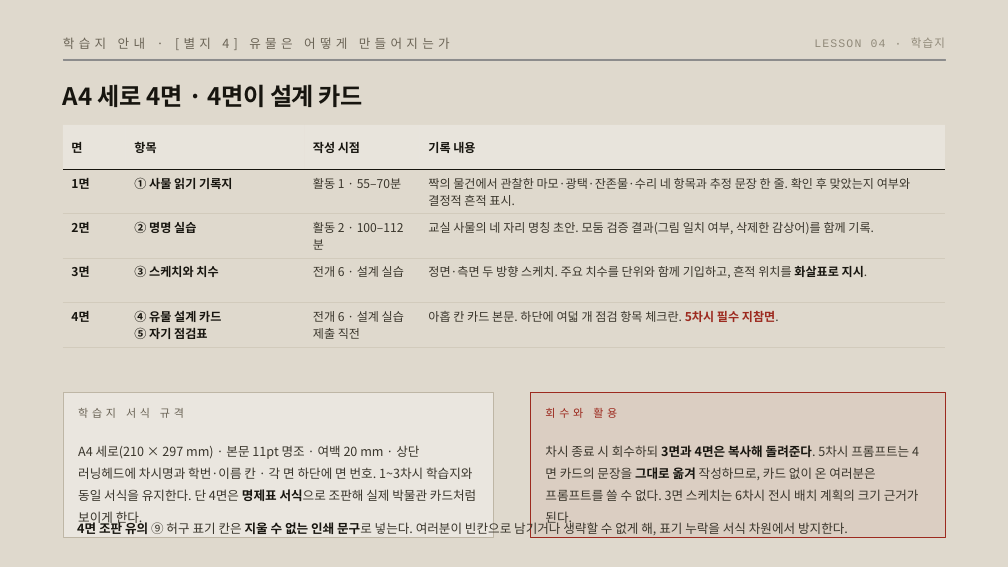
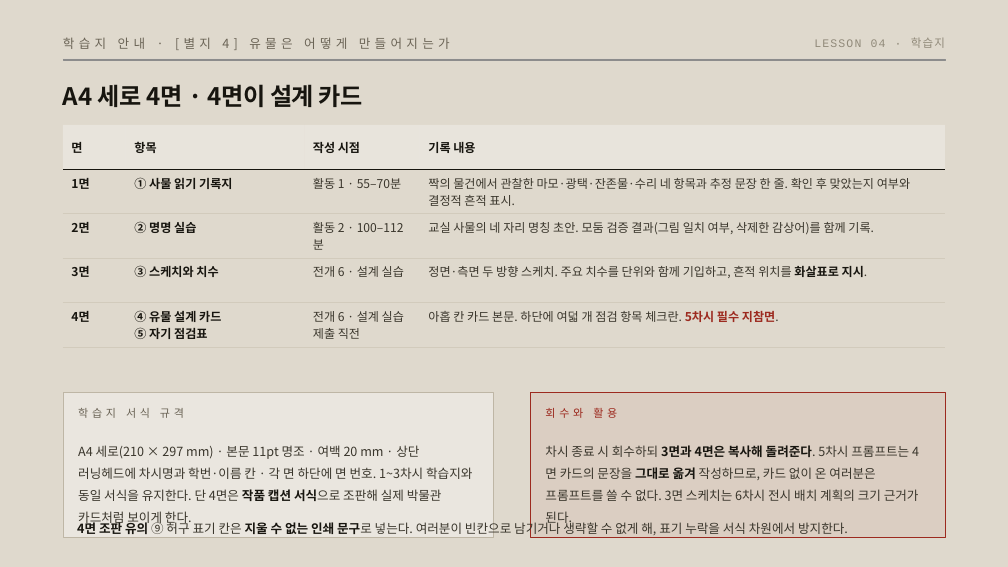
Before and after one commit to miran-artcode/museum, a slide deck: slide 45 of ppt/4차시_학생용_유물은_어떻게_만들어지는가.pptx. Drawn at 1008x567 pixels with LibreOffice and Linux fonts; fonts in the diff are those of the drawing; grey boxes stand for pictures; background and template pictures are left out. Boxes give left, top, right and bottom in pixels: in the first picture for what was removed or moved away, otherwise in the second. Text is boxed around its words. In the diff, an @@ line names an element or a change of style, - is before the commit and + after.

Commit message:
체크포인트 — 캡션 두 장 비교 자료 작업 전 저장

```diff
--- a/ppt/4차시_학생용_유물은_어떻게_만들어지는가.pptx
+++ b/ppt/4차시_학생용_유물은_어떻게_만들어지는가.pptx
@@ text at [78, 445, 472, 526]: text changed @@
-A4 세로(210 × 297 mm) · 본문 11pt 명조 · 여백 20 mm · 상단 러닝헤드에 차시명과 학번·이름 칸 · 각 면 하단에 면 번호. 1~3차시 학습지와 동일 서식을 유지한다. 단 4면은 명제표 서식으로 조판해 실제 박물관 카드처럼 보이게 한다.
+A4 세로(210 × 297 mm) · 본문 11pt 명조 · 여백 20 mm · 상단 러닝헤드에 차시명과 학번·이름 칸 · 각 면 하단에 면 번호. 1~3차시 학습지와 동일 서식을 유지한다. 단 4면은 작품 캡션 서식으로 조판해 실제 박물관 카드처럼 보이게 한다.
```
Also in this commit, not shown: 8 other slides changed, 40 other files.
